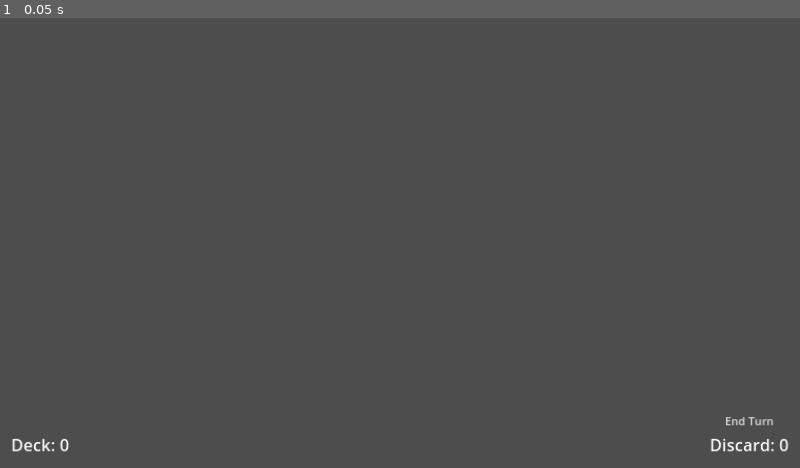
Above: before the commit, frame 1.
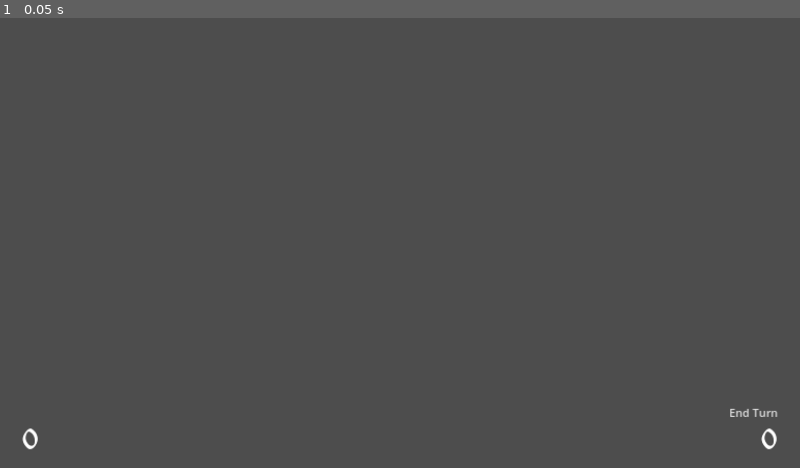
Above: after the commit, the same moment.

Repository: TheItsyBitsySpider/Game-Jam-2024
Game: Godot game, scene res://scenes/battle.tscn
The game is run twice, just before and just after one commit, with the same random seed, the same clock (stepped at 60 frames per second) and the same inputs. This scene is started directly instead of the project's main scene.
Inputs:
- Up to frame 1 (0.05 s): no input

The runs differ from the first frame. In frame 1, 0.4% of the frame differs, in the area x 1-99%, y 86-97%.
Error before the commit: Invalid call. Nonexistent function 'ping' in base 'Nil'. (res://scripts/battle.gd:39)
Error after the commit: Invalid call. Nonexistent function 'ping' in base 'Nil'. (res://scripts/battle.gd:49)

Commit message:
feat: draw and discard pile effect

Diff:
--- a/cardgame/scenes/battle.tscn
+++ b/cardgame/scenes/battle.tscn
@@ -1,6 +1,7 @@
-[gd_scene load_steps=13 format=3 uid="uid://diiw15ga6j62h"]
+[gd_scene load_steps=14 format=3 uid="uid://diiw15ga6j62h"]
 
 [ext_resource type="Script" path="res://scripts/battle.gd" id="1_uet7q"]
+[ext_resource type="FontFile" uid="uid://broarwskjcx74" path="res://resources/fonts/default.ttf" id="2_vb2bd"]
 
 [sub_resource type="StyleBoxEmpty" id="StyleBoxEmpty_le6ds"]
 
@@ -36,9 +37,9 @@
 grow_horizontal = 2
 grow_vertical = 2
 mouse_filter = 2
-theme_override_constants/margin_left = 16
+theme_override_constants/margin_left = 32
 theme_override_constants/margin_top = 16
-theme_override_constants/margin_right = 16
+theme_override_constants/margin_right = 32
 theme_override_constants/margin_bottom = 16
 
 [node name="DeckSize" type="RichTextLabel" parent="CanvasLayer/MarginContainer"]
@@ -50,7 +51,8 @@
 theme_override_colors/default_color = Color(1, 1, 1, 1)
 theme_override_colors/font_outline_color = Color(0, 0, 0, 1)
 theme_override_constants/outline_size = 1
-theme_override_font_sizes/normal_font_size = 24
+theme_override_fonts/normal_font = ExtResource("2_vb2bd")
+theme_override_font_sizes/normal_font_size = 36
 bbcode_enabled = true
 fit_content = true
 scroll_active = false
@@ -102,7 +104,8 @@
 theme_override_colors/default_color = Color(1, 1, 1, 1)
 theme_override_colors/font_outline_color = Color(0, 0, 0, 1)
 theme_override_constants/outline_size = 1
-theme_override_font_sizes/normal_font_size = 24
+theme_override_fonts/normal_font = ExtResource("2_vb2bd")
+theme_override_font_sizes/normal_font_size = 36
 bbcode_enabled = true
 fit_content = true
 scroll_active = false
--- a/cardgame/scenes/characters/enemy.tscn
+++ b/cardgame/scenes/characters/enemy.tscn
@@ -47,6 +47,7 @@
 
 [node name="TextureRect" type="TextureRect" parent="IntentExplanation"]
 modulate = Color(1, 1, 1, 0.215686)
+layout_mode = 0
 offset_left = 97.0
 offset_top = -82.0
 offset_right = 304.0
@@ -54,6 +55,7 @@
 texture = SubResource("GradientTexture1D_ocfdr")
 
 [node name="RichTextLabel2" type="RichTextLabel" parent="IntentExplanation"]
+layout_mode = 0
 offset_left = 99.0
 offset_top = -82.0
 offset_right = 304.0
--- a/cardgame/scripts/battle.gd
+++ b/cardgame/scripts/battle.gd
@@ -3,6 +3,10 @@
 extends Node2D
 
 const SCENE: PackedScene = preload("res://scenes/battle.tscn")
+
+const LABEL_TRANSITION_SPEED: int = 1
+const LABEL_DEFAULT_COLOR: Vector3 = Vector3(1, 1, 1)
+const LABEL_ACTIVE_COLOR: Vector3 = Vector3(0.702, 0.545, 0.169)
 
 @onready var deck_label: RichTextLabel = %DeckSize
 @onready var discard_label: RichTextLabel = %DiscardPileSize
@@ -16,6 +20,12 @@
 var turn: int
 
 var post_dialogue: String
+
+var deck_label_color: Vector3 = LABEL_DEFAULT_COLOR
+var deck_label_target_color: Vector3 = LABEL_DEFAULT_COLOR
+
+var discard_label_color: Vector3 = LABEL_DEFAULT_COLOR
+var discard_label_target_color: Vector3 = LABEL_DEFAULT_COLOR
 
 func _init():
 	_shuffle_deck(Player.deck)
@@ -38,6 +48,18 @@
 
 	turn_order.front().ping()
 
+func _process(delta: float):
+	var speed = LABEL_TRANSITION_SPEED * delta
+
+	deck_label_color = lerp(deck_label_color, deck_label_target_color, speed)
+	discard_label_color = lerp(discard_label_color, discard_label_target_color,
+							   speed)
+
+	deck_label.add_theme_color_override("default_color", Color(
+		deck_label_color.x, deck_label_color.y, deck_label_color.z))
+	discard_label.add_theme_color_override("default_color", Color(
+		discard_label_color.x, discard_label_color.y, discard_label_color.z))
+
 func _on_end_turn_button_pressed():
 	next_turn()
 
@@ -51,10 +73,10 @@
 		Main.act.end_battle()
 
 func _update_deck_label():
-	deck_label.text = ' '.join(["Deck:", len(deck)])
+	deck_label.text = str(len(deck))
 
 func _update_discard_label():
-	discard_label.text = ' '.join(["Discard:", len(discard)])
+	discard_label.text = str(len(discard))
 
 func update_energy_label(current: int, total: int):
 	energy_label.text = ' '.join(["Energy:", current, "/", total])
@@ -67,8 +89,17 @@
 
 	var card = deck.pop_back()
 	_update_deck_label()
+
+	deck_label_color = LABEL_ACTIVE_COLOR
+	deck_label.add_theme_color_override("default_color", Color(
+		LABEL_ACTIVE_COLOR.x, LABEL_ACTIVE_COLOR.y, LABEL_ACTIVE_COLOR.z))
+
 	return card
 
 func discard_card(card: BaseCard):
 	discard.append(card)
 	_update_discard_label()
+
+	discard_label_color = LABEL_ACTIVE_COLOR
+	discard_label.add_theme_color_override("default_color", Color(
+		LABEL_ACTIVE_COLOR.x, LABEL_ACTIVE_COLOR.y, LABEL_ACTIVE_COLOR.z))
